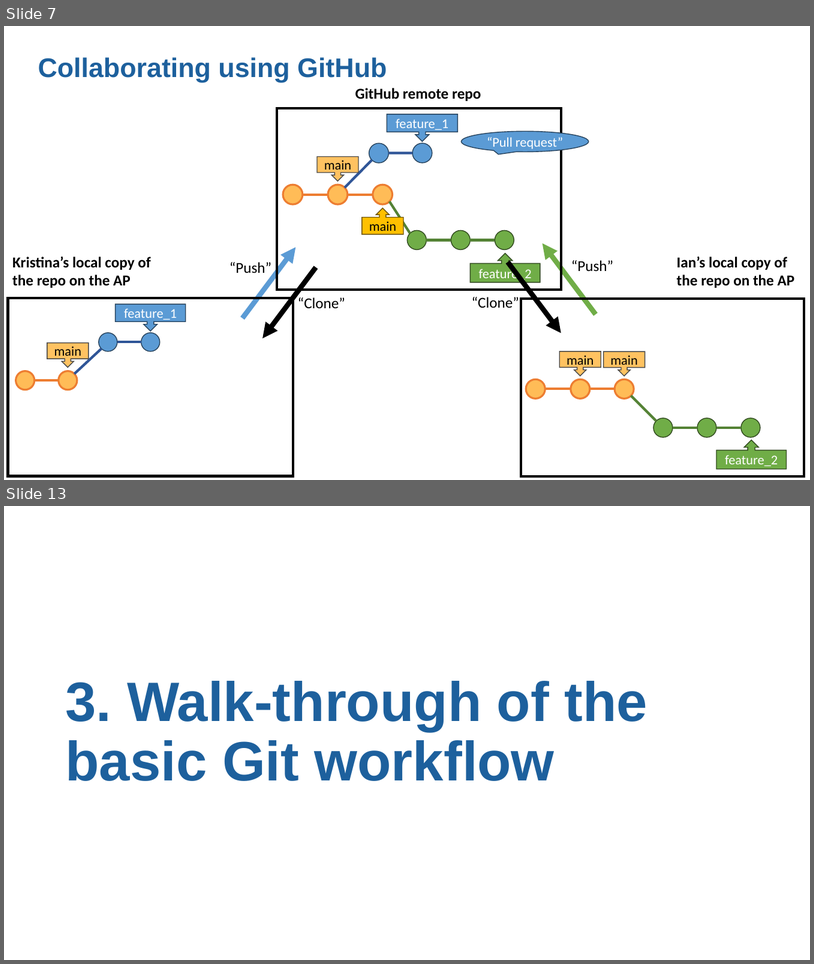
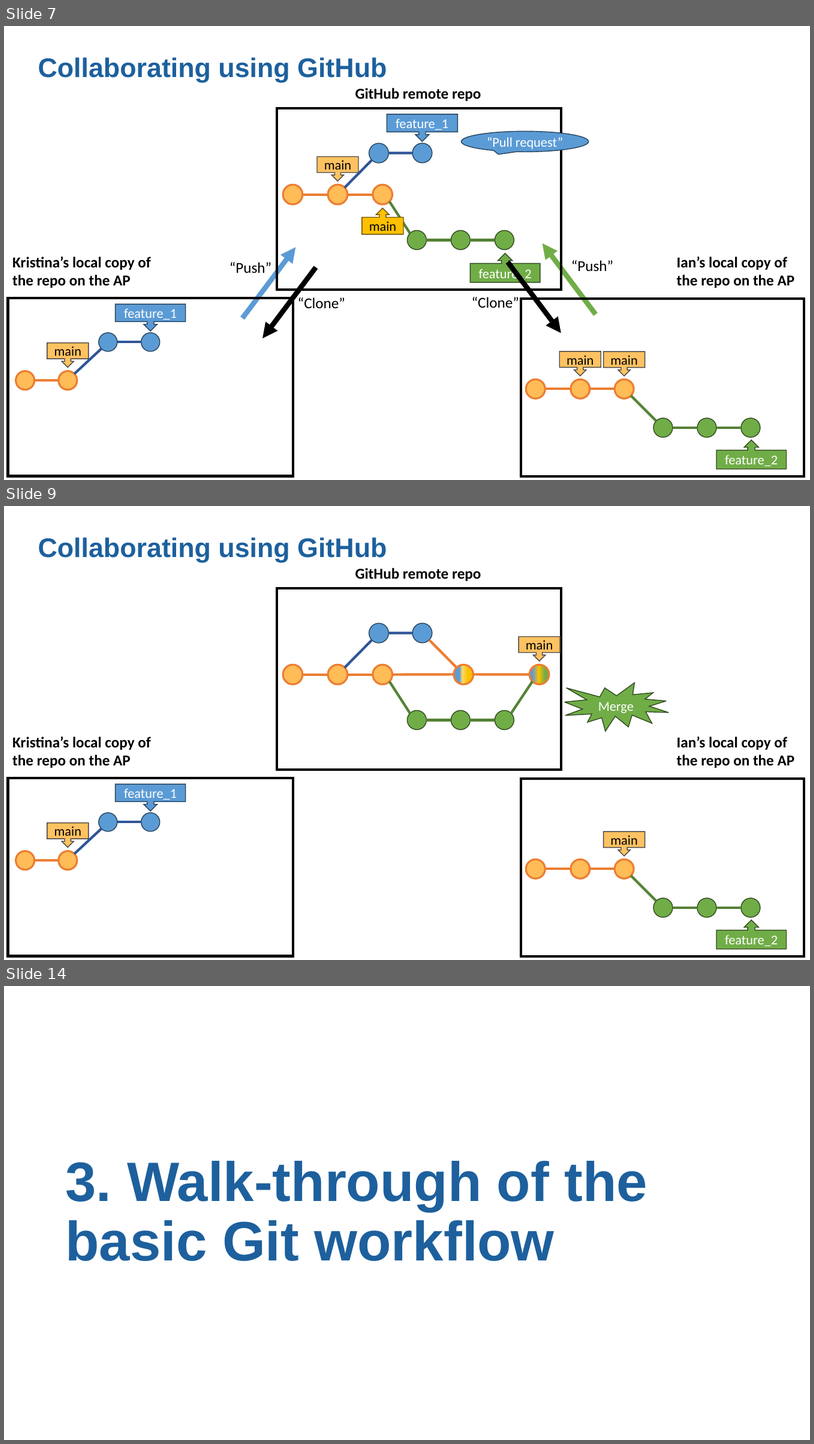
Before and after one commit to moj-analytical-services/intro_to_github_training, a slide deck: GitGitHub slides.pptx. Shown one above the other, each under a label of ours: slides 7 and 13 before the commit, slides 7, 9 and 14 after it; the slides between them are not shown. The pictures are 814x964 and 814x1444 pixels, drawn with LibreOffice and Linux fonts; fonts in the diff are those of the drawing. Boxes give left, top, right and bottom in pixels: in the first picture for what was removed or moved away, otherwise in the second. Text is boxed around its words. In the diff, an @@ line names an element or a change of style, - is before the commit and + after.

Commit message:
Improvements to merge diagrams, conflicts, undoing

```diff
--- a/GitGitHub slides.pptx
+++ b/GitGitHub slides.pptx
@@ slide 9 added at <box>4,506,810,960</box>, background #FFFFFF @@
@@ title added at <box>38,537,387,562</box>, 32 pt, text #1D609D, bold @@
+Collaborating using GitHub
@@ text added at <box>356,568,481,581</box>, 18 pt, text #000000, bold @@
+GitHub remote repo
@@ rectangle added at <box>277,588,561,769</box>, outline #000000 3 pt @@
@@ group added at <box>283,624,560,730</box>: 11 lines, 10 ellipses, 1 down arrow callout @@
+main
@@ irregular seal added at <box>565,682,669,731</box>, fill #70AD47, outline #314C1F 1 pt, 16 pt, text #FFFFFF @@
+Merge
@@ text added at <box>12,736,150,768</box>, 18 pt, text #000000, bold @@
+Kristina’s local copy of
+the repo on the AP
@@ text added at <box>677,736,795,768</box>, 18 pt, text #000000, bold @@
+Ian’s local copy of
+the repo on the AP
@@ rectangle added at <box>8,778,293,956</box>, outline #000000 3 pt @@
@@ down arrow callout added at <box>116,784,185,811</box>, fill #5B9BD5, outline #28445D 1 pt, 16 pt, text #FFFFFF @@
+feature_1
@@ rectangle added at <box>521,778,804,955</box>, outline #000000 3 pt @@
@@ down arrow callout added at <box>47,823,88,847</box>, fill #FFC261, outline #484848 1 pt, 16 pt, text #000000 @@
+main
@@ line added from (74, 854) to (101, 828), #2F5597 3 pt @@
@@ ellipse added at <box>99,813,118,831</box>, fill #5B9BD5, outline #28445D 1 pt @@
@@ line added from (117, 822) to (141, 822), #2F5597 3 pt @@
@@ ellipse added at <box>141,813,160,831</box>, fill #5B9BD5, outline #28445D 1 pt @@
@@ group added at <box>526,831,788,949</box>: 6 ellipses, 5 lines, 1 up arrow callout, 1 down arrow callout @@
+feature_2
+main
@@ ellipse added at <box>16,851,35,870</box>, fill #FFBC57, outline #ED7D31 2.25 pt @@
@@ line added from (34, 860) to (59, 860), #ED7D31 3 pt @@
@@ ellipse added at <box>59,851,77,870</box>, fill #FFBC57, outline #ED7D31 2.25 pt @@
@@ what was slide 13 is now slide 14 @@
```
Also in this commit, not shown: 9 slides changed, 3 other slides added, 1 slide removed, 1 other file.
